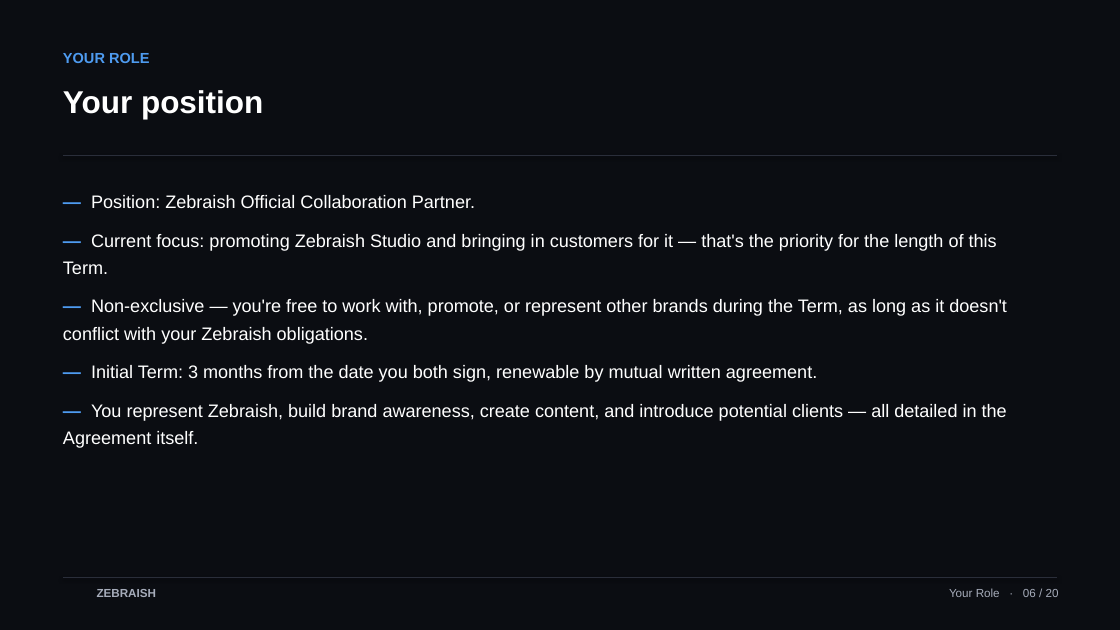
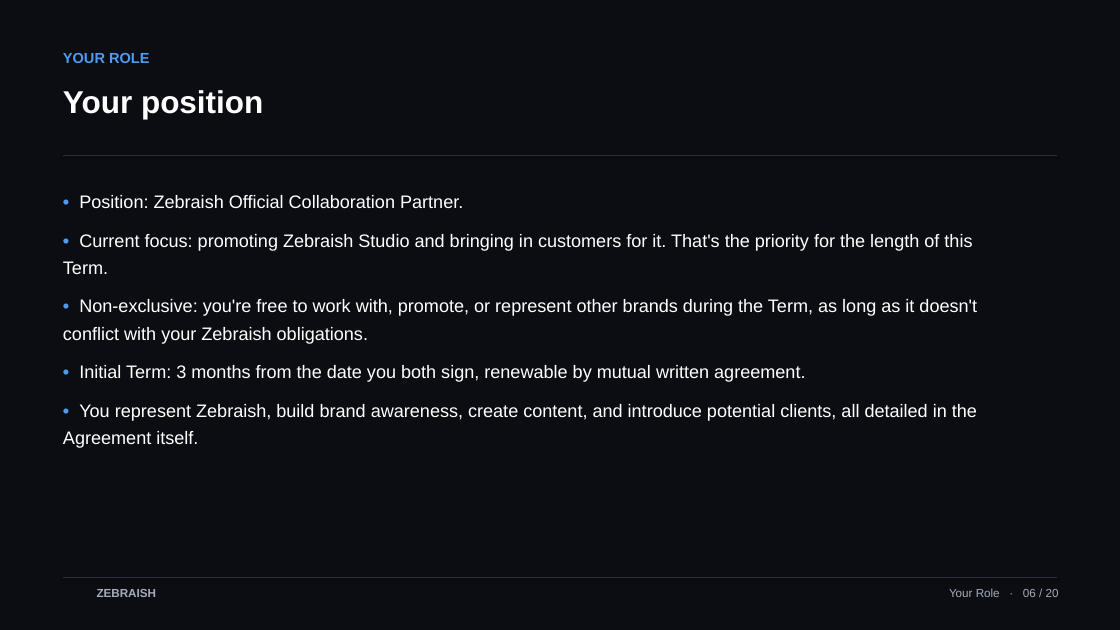
Before and after one commit to TheApeAcademy/ZEBRAISH-, a slide deck: slide 6 of zebraish-christian-onboarding-en.pptx. Drawn at 1120x630 pixels with LibreOffice and Linux fonts; fonts in the diff are those of the drawing; background and template pictures are left out. Boxes give left, top, right and bottom in pixels: in the first picture for what was removed or moved away, otherwise in the second. Text is boxed around its words. In the diff, an @@ line names an element or a change of style, - is before the commit and + after.

```diff
--- a/zebraish-christian-onboarding-en.pptx
+++ b/zebraish-christian-onboarding-en.pptx
@@ text at [63,195,977,448]: text changed @@
-— Position: Zebraish Official Collaboration Partner.
-— Current focus: promoting Zebraish Studio and bringing in customers for it — that's the priority for the length of this Term.
-— Non-exclusive — you're free to work with, promote, or represent other brands during the Term, as long as it doesn't conflict with your Zebraish obligations.
-— Initial Term: 3 months from the date you both sign, renewable by mutual written agreement.
-— You represent Zebraish, build brand awareness, create content, and introduce potential clients — all detailed in the Agreement itself.
+• Position: Zebraish Official Collaboration Partner.
+• Current focus: promoting Zebraish Studio and bringing in customers for it. That's the priority for the length of this Term.
+• Non-exclusive: you're free to work with, promote, or represent other brands during the Term, as long as it doesn't conflict with your Zebraish obligations.
+• Initial Term: 3 months from the date you both sign, renewable by mutual written agreement.
+• You represent Zebraish, build brand awareness, create content, and introduce potential clients, all detailed in the Agreement itself.
```
Also in this commit, not shown: 16 other slides changed, 3 other files.
